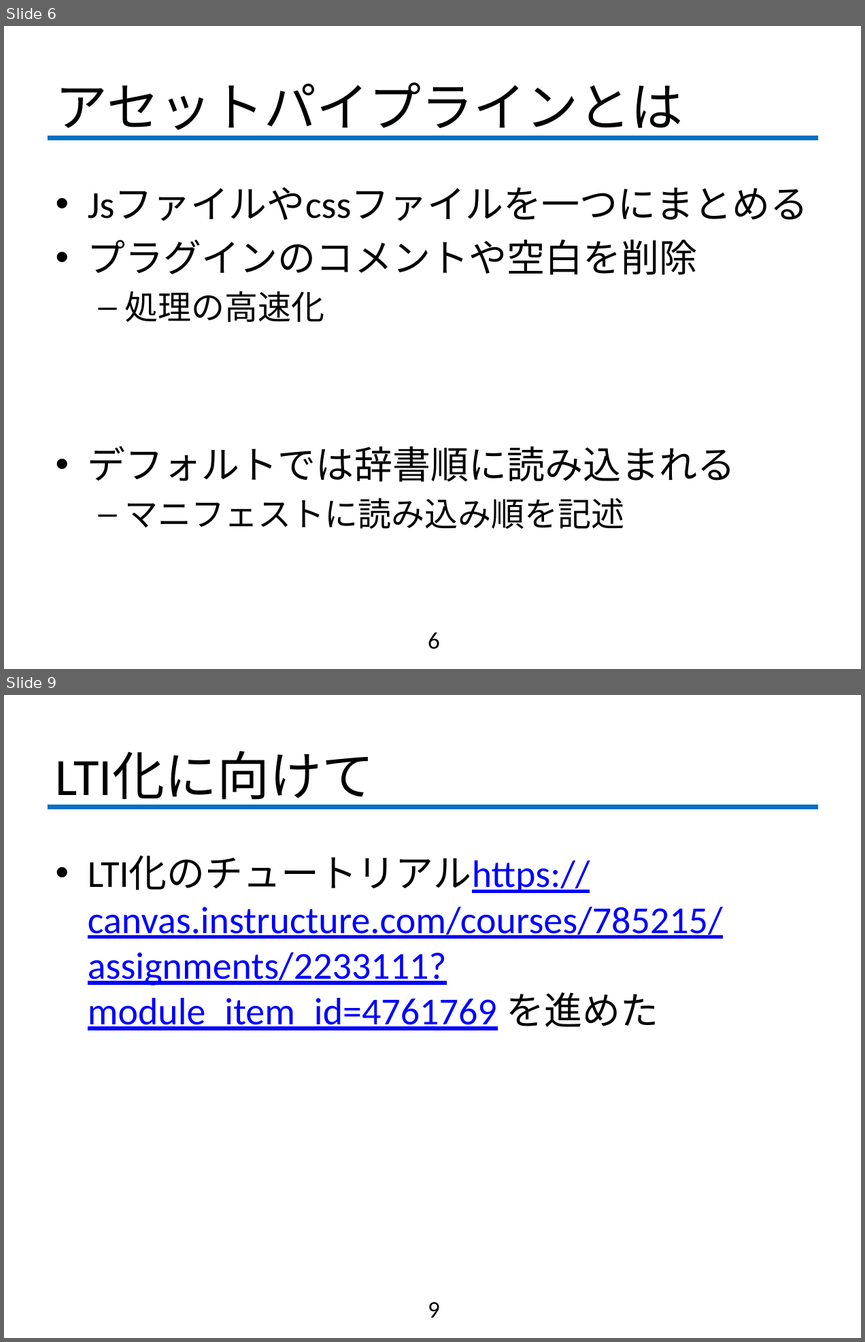
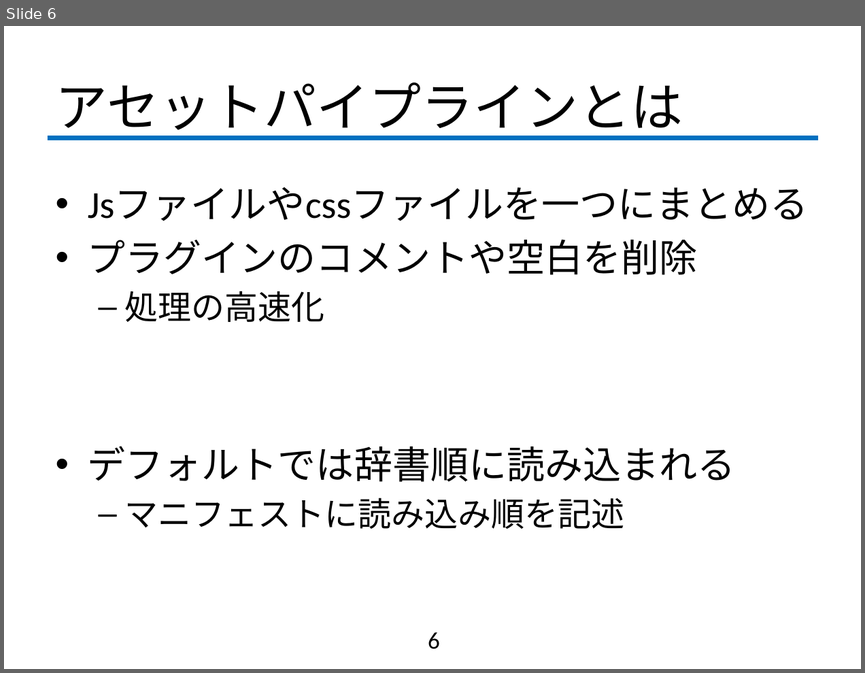
Before and after one commit to fujiLabo/fuji_simu, a slide deck: 1021進捗.pptx. Shown one above the other, each under a label of ours: slides 6 and 9 before the commit, slide 6 after it; the slides between them are not shown. The pictures are 865x1342 and 865x673 pixels, drawn with LibreOffice and Linux fonts; fonts in the diff are those of the drawing; background and template pictures are left out. Boxes give left, top, right and bottom in pixels: in the first picture for what was removed or moved away, otherwise in the second. Text is boxed around its words. In the diff, an @@ line names an element or a change of style, - is before the commit and + after.

```diff
--- a/1021進捗.pptx
+++ b/1021進捗.pptx
@@ slide 9 removed at (x1=4, y1=695, x2=861, y2=1338), background #FFFFFF; not listed: 1 template element that a slide beside it also shows @@
@@ title removed at (x1=56, y1=751, x2=375, y2=807) @@
-LTI化に向けて
@@ text removed at (x1=88, y1=855, x2=723, y2=1030) @@
-• LTI化のチュートリアルhttps://canvas.instructure.com/courses/785215/assignments/2233111?module_item_id=4761769 を進めた
@@ page number removed at (x1=428, y1=1302, x2=440, y2=1317) @@
-9
```
Also in this commit, not shown: 1 slide changed, 3 other slides removed, 3 other files.
